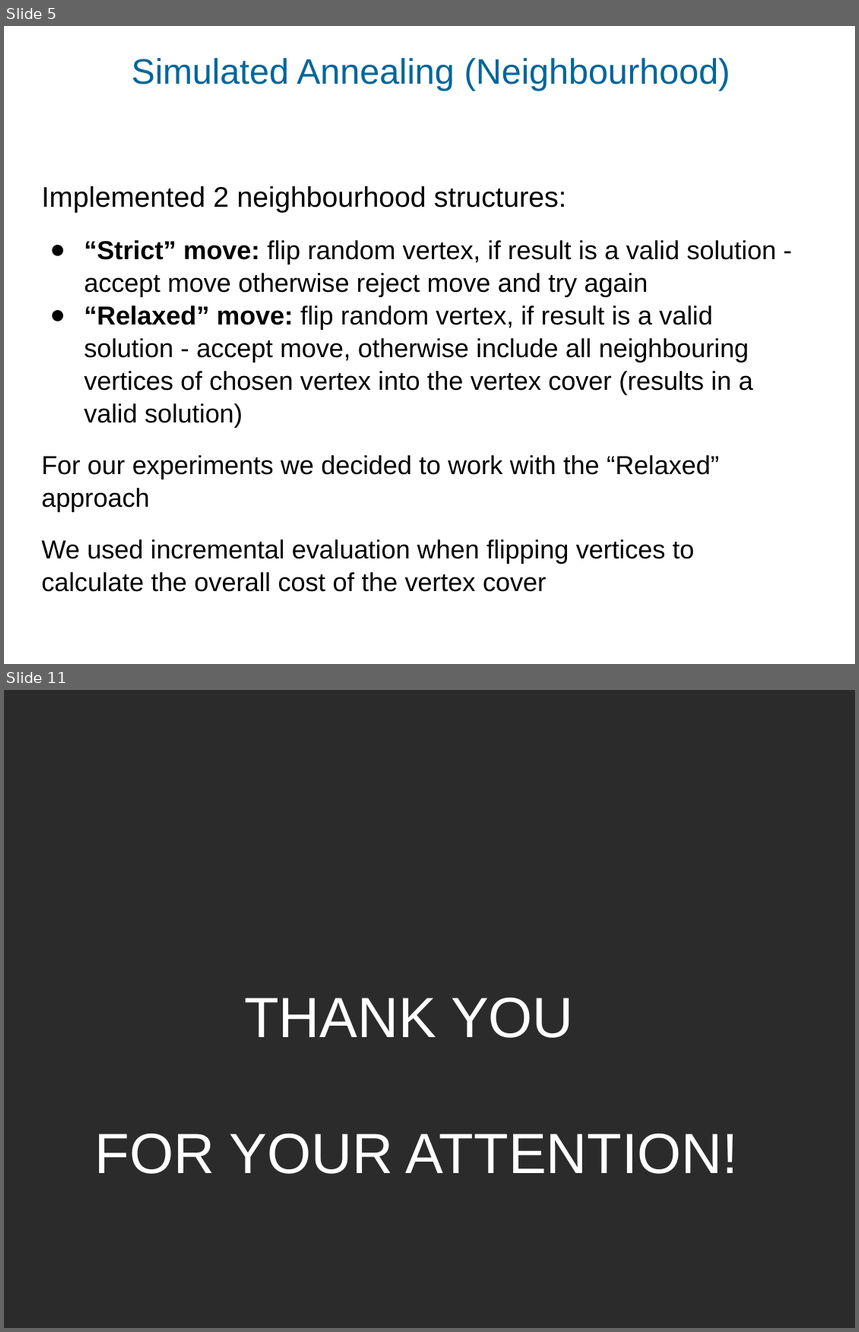
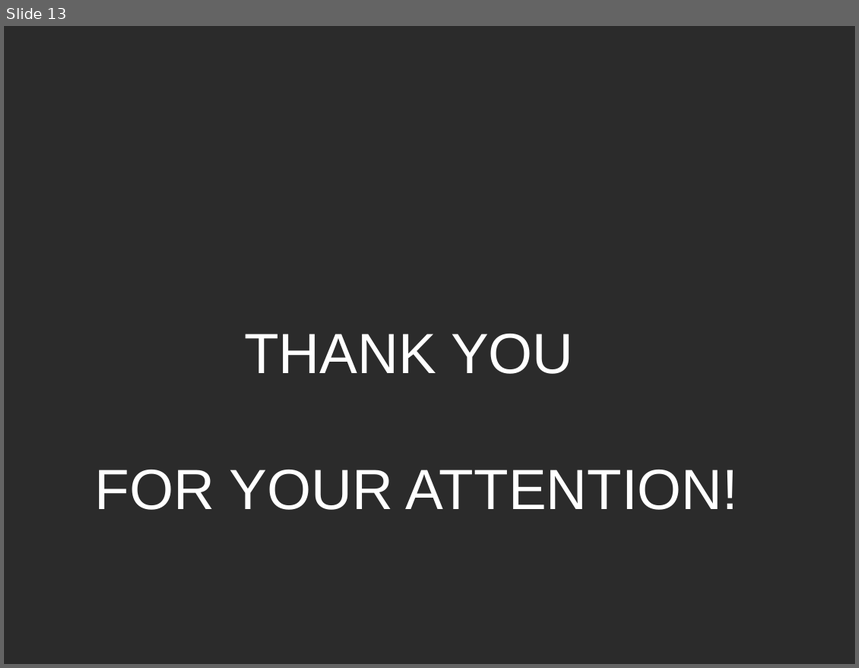
Before and after one commit to CatLassie/GDA2020, a slide deck: upwarddrawing.ppt. Shown one above the other, each under a label of ours: slides 5 and 11 before the commit, slide 13 after it; the slides between them are not shown. The pictures are 859x1332 and 859x668 pixels, drawn with LibreOffice and Linux fonts; fonts in the diff are those of the drawing; background and template pictures are left out; a plain dark background stands for a picture behind light text. Boxes give left, top, right and bottom in pixels: in the first picture for what was removed or moved away, otherwise in the second. Text is boxed around its words. In the diff, an @@ line names an element or a change of style, - is before the commit and + after.

```diff
--- a/upwarddrawing.ppt
+++ b/upwarddrawing.ppt
@@ slide 5 removed at <box>4,26,855,664</box>, background picture (left out) @@
@@ text removed at <box>132,58,731,91</box> @@
-Simulated Annealing (Neighbourhood)
@@ text removed at <box>41,186,777,592</box> @@
-Implemented 2 neighbourhood structures:
-● “Strict” move: flip random vertex, if result is a valid solution - accept move otherwise reject move and try again
-● “Relaxed” move: flip random vertex, if result is a valid solution - accept move, otherwise include all neighbouring vertices of chosen vertex into the vertex cover (results in a valid solution)
-For our experiments we decided to work with the “Relaxed” approach
-We used incremental evaluation when flipping vertices to calculate the overall cost of the vertex cover
@@ what was slide 11 is now slide 13 @@
```
Also in this commit, not shown: 4 slides changed, 8 slides added, 5 other slides removed.
